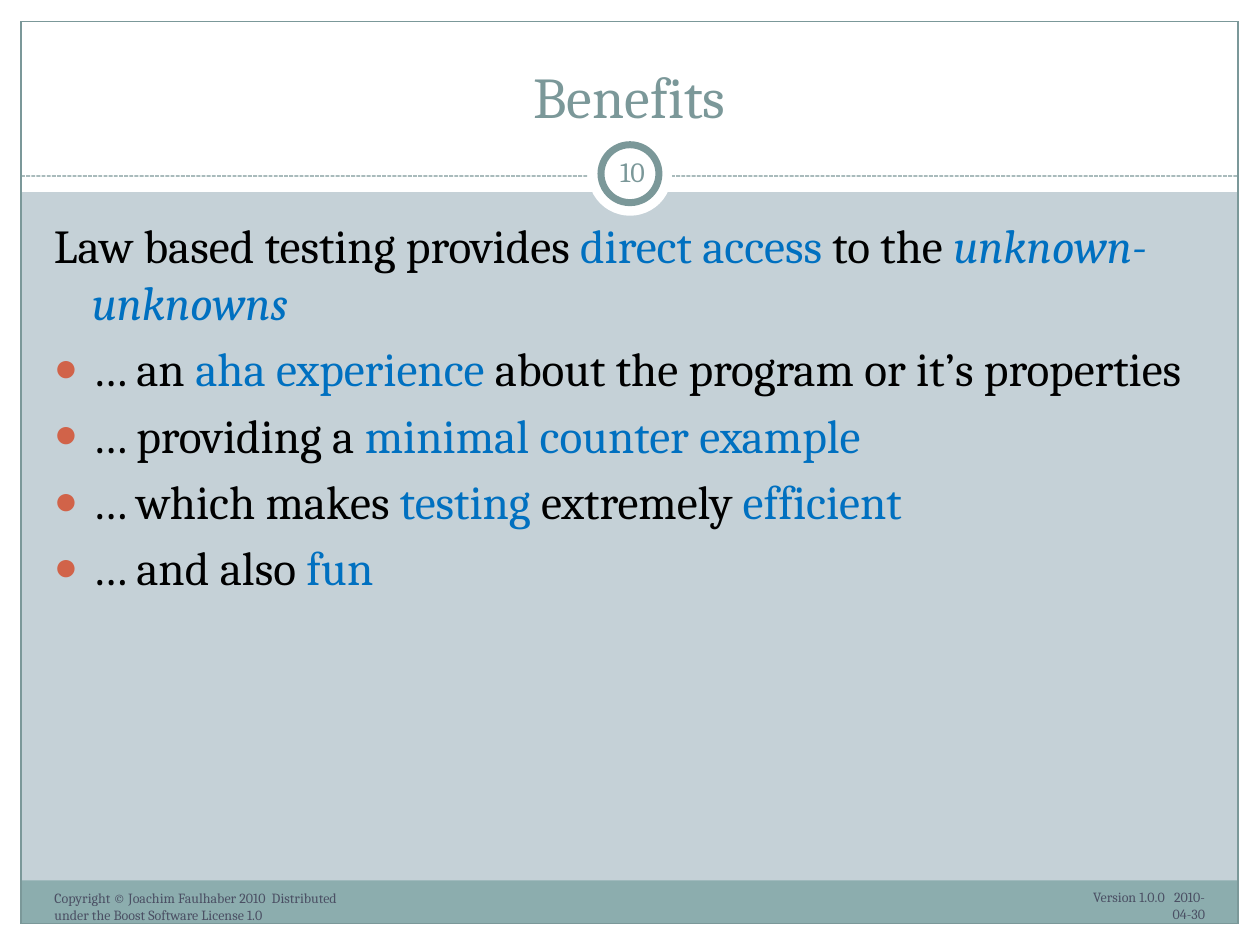
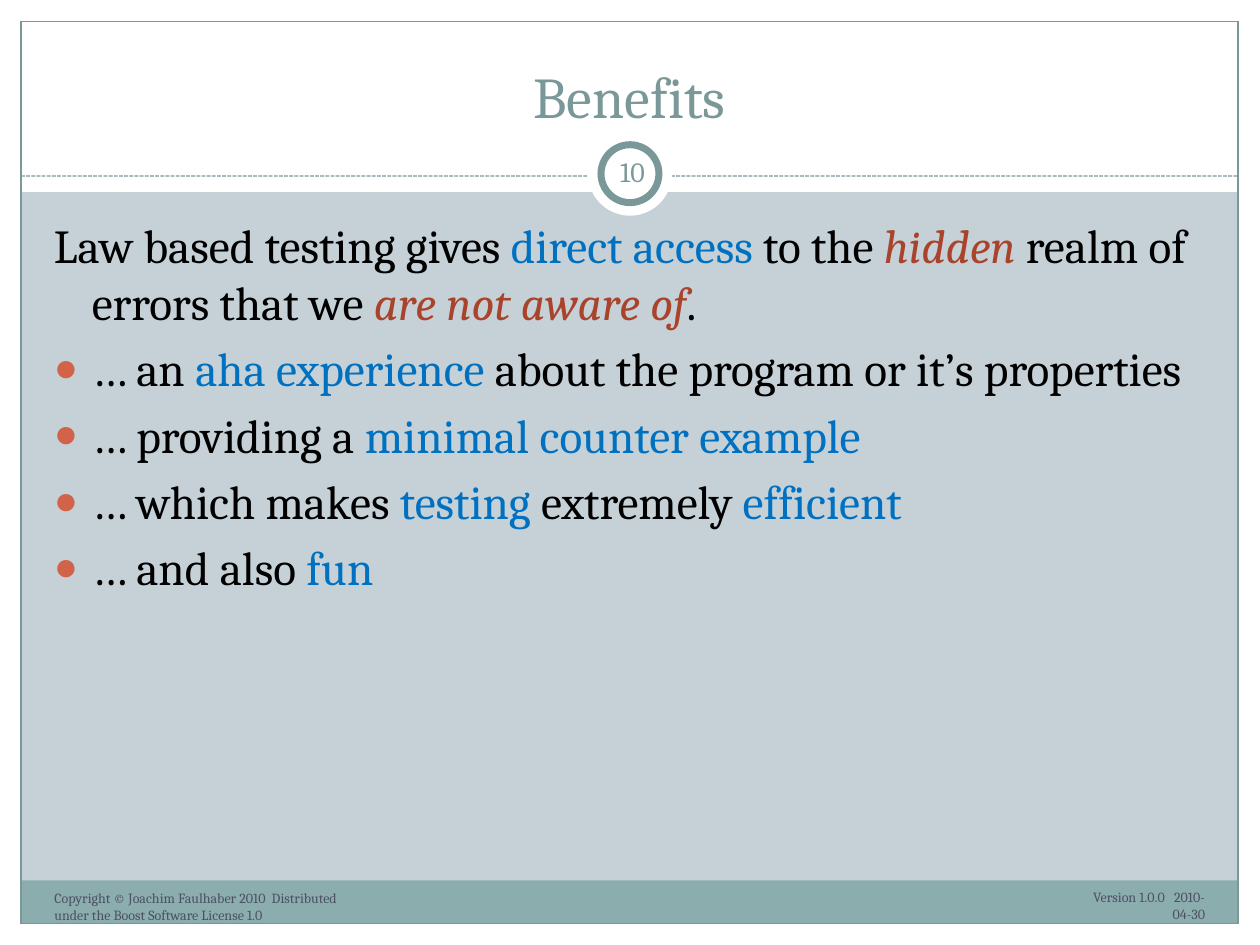
Before and after one commit to ryppl/boost-history, a slide deck: slide 10 of itl/libs/validate/doc/boostcon2010/BoostAlabaster.pptx. Drawn at 1260x945 pixels with LibreOffice and Linux fonts; fonts in the diff are those of the drawing. Boxes give left, top, right and bottom in pixels: in the first picture for what was removed or moved away, otherwise in the second. Text is boxed around its words. In the diff, an @@ line names an element or a change of style, - is before the commit and + after.

```diff
--- a/itl/libs/validate/doc/boostcon2010/BoostAlabaster.pptx
+++ b/itl/libs/validate/doc/boostcon2010/BoostAlabaster.pptx
@@ text at [54,229,1186,330]: text changed @@
-Law based testing provides direct access to the unknown-unknowns
+Law based testing gives direct access to the hidden realm of errors that we are not aware of.
```
Also in this commit, not shown: 9 other slides changed, 1 other file.
